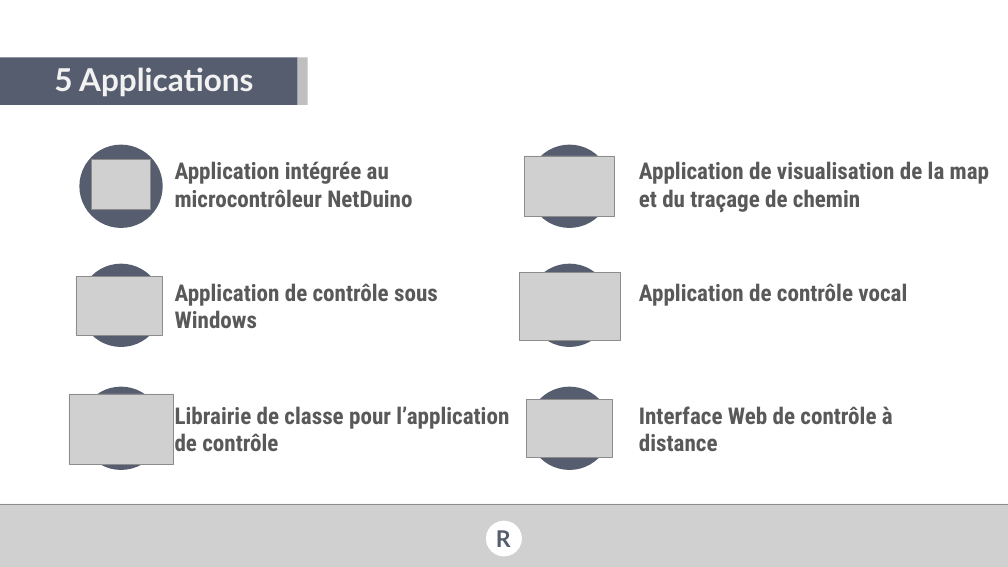
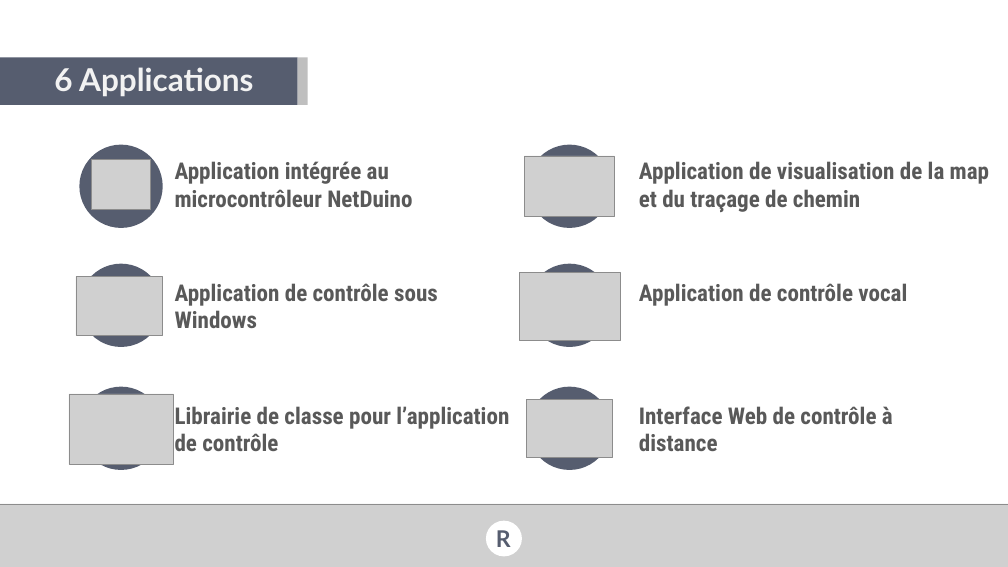
Before and after one commit to val92130/RSmart, a slide deck: slide 12 of Docs/Forum PI/RSmart presentation forum PI .pptx. Drawn at 1008x567 pixels with LibreOffice and Linux fonts; fonts in the diff are those of the drawing; grey boxes stand for pictures; background and template pictures are left out. Boxes give left, top, right and bottom in pixels: in the first picture for what was removed or moved away, otherwise in the second. Text is boxed around its words. In the diff, an @@ line names an element or a change of style, - is before the commit and + after.

Commit message:
Ppt

```diff
--- a/Docs/Forum PI/RSmart presentation forum PI .pptx
+++ b/Docs/Forum PI/RSmart presentation forum PI .pptx
@@ text at <box>54,67,253,97</box>: text changed @@
-5 Applications
+6 Applications
```
